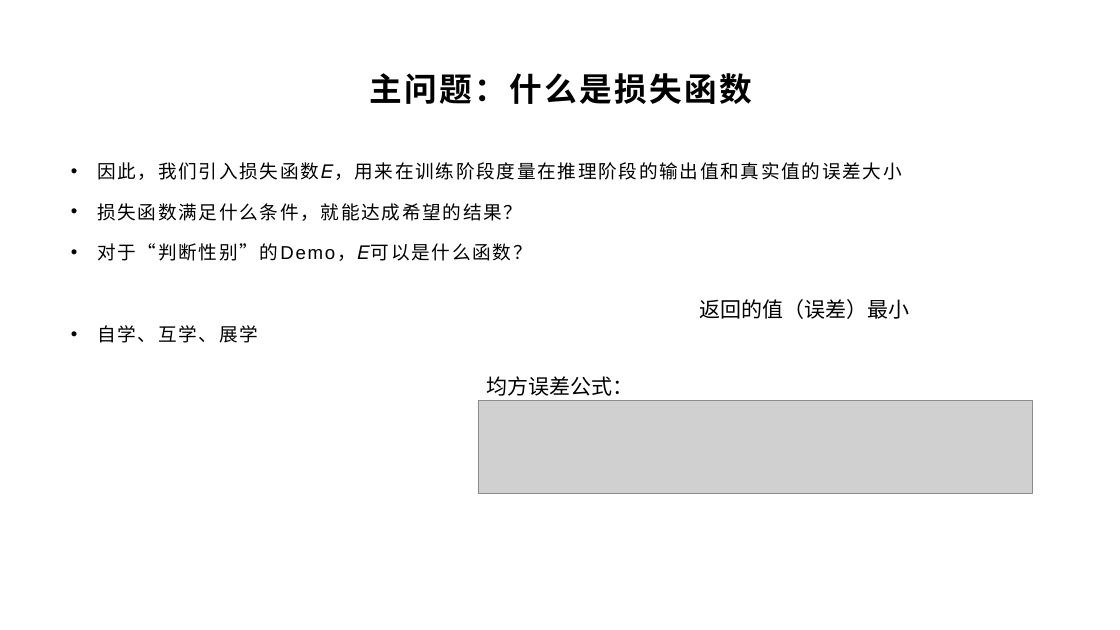
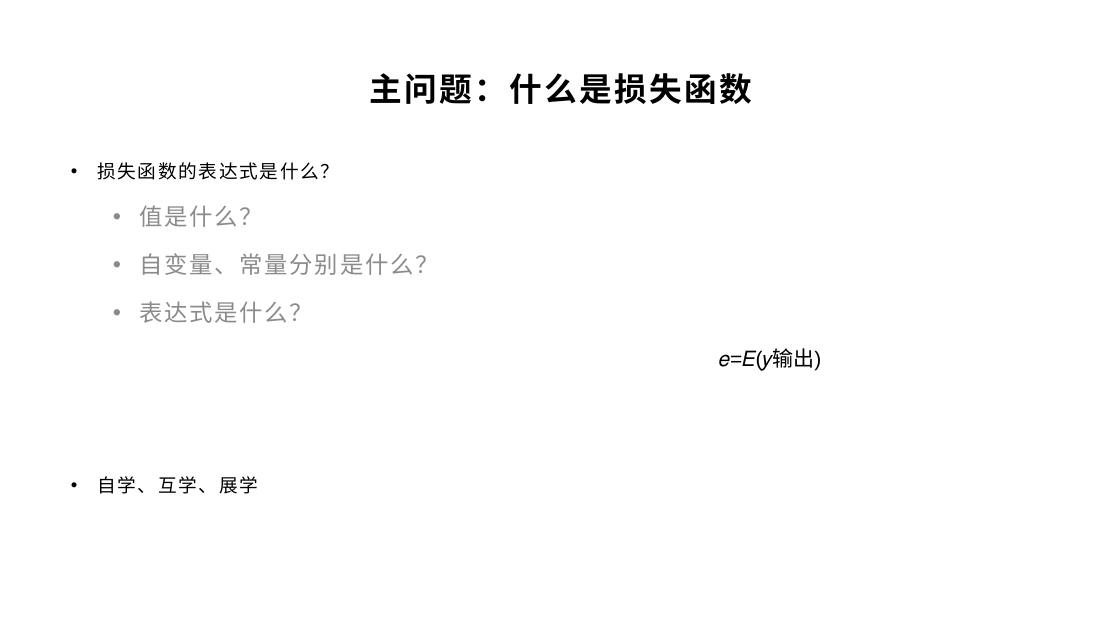
Before and after one commit to yyc-git/DeepLearningEdu, a slide deck: slide 8 of lessons/2_gender_analyze/ppt/“判断性别”Demo需求分析和初步设计（下1）.pptx (slide 7 before the commit). Drawn at 1120x630 pixels with LibreOffice and Linux fonts; fonts in the diff are those of the drawing; grey boxes stand for pictures; background and template pictures are left out. Boxes give left, top, right and bottom in pixels: in the first picture for what was removed or moved away, otherwise in the second. Text is boxed around its words. In the diff, an @@ line names an element or a change of style, - is before the commit and + after.

```diff
--- a/lessons/2_gender_analyze/ppt/“判断性别”Demo需求分析和初步设计（下1）.pptx
+++ b/lessons/2_gender_analyze/ppt/“判断性别”Demo需求分析和初步设计（下1）.pptx
@@ text at bbox=[97, 162, 439, 323]: text changed; size 16 to 20 pt; text colour #000000 to #8C8C8C @@
-• 因此，我们引入损失函数𝐸，用来在训练阶段度量在推理阶段的输出值和真实值的误差大小
-• 损失函数满足什么条件，就能达成希望的结果？
-• 对于“判断性别”的Demo，𝐸可以是什么函数？
+• 损失函数的表达式是什么？
+  • 值是什么？
+  • 自变量、常量分别是什么？
+  • 表达式是什么？
@@ text at bbox=[719, 350, 822, 371]: text changed @@
-返回的值（误差）最小
+𝑒=𝐸(𝑦输出)
@@ text removed at bbox=[486, 376, 633, 396] @@
-均方误差公式：
@@ picture removed at bbox=[478, 400, 1033, 493] @@
```
Also in this commit, not shown: 3 other slides changed, 3 slides added, 1 slide removed, 14 other files.
